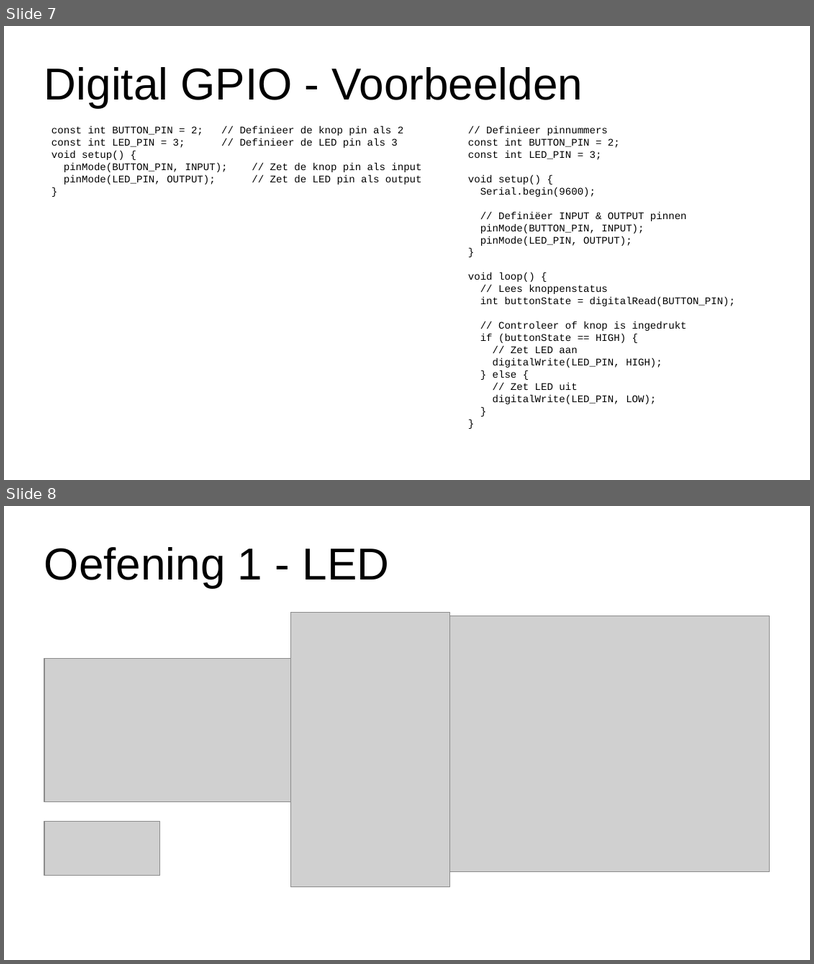
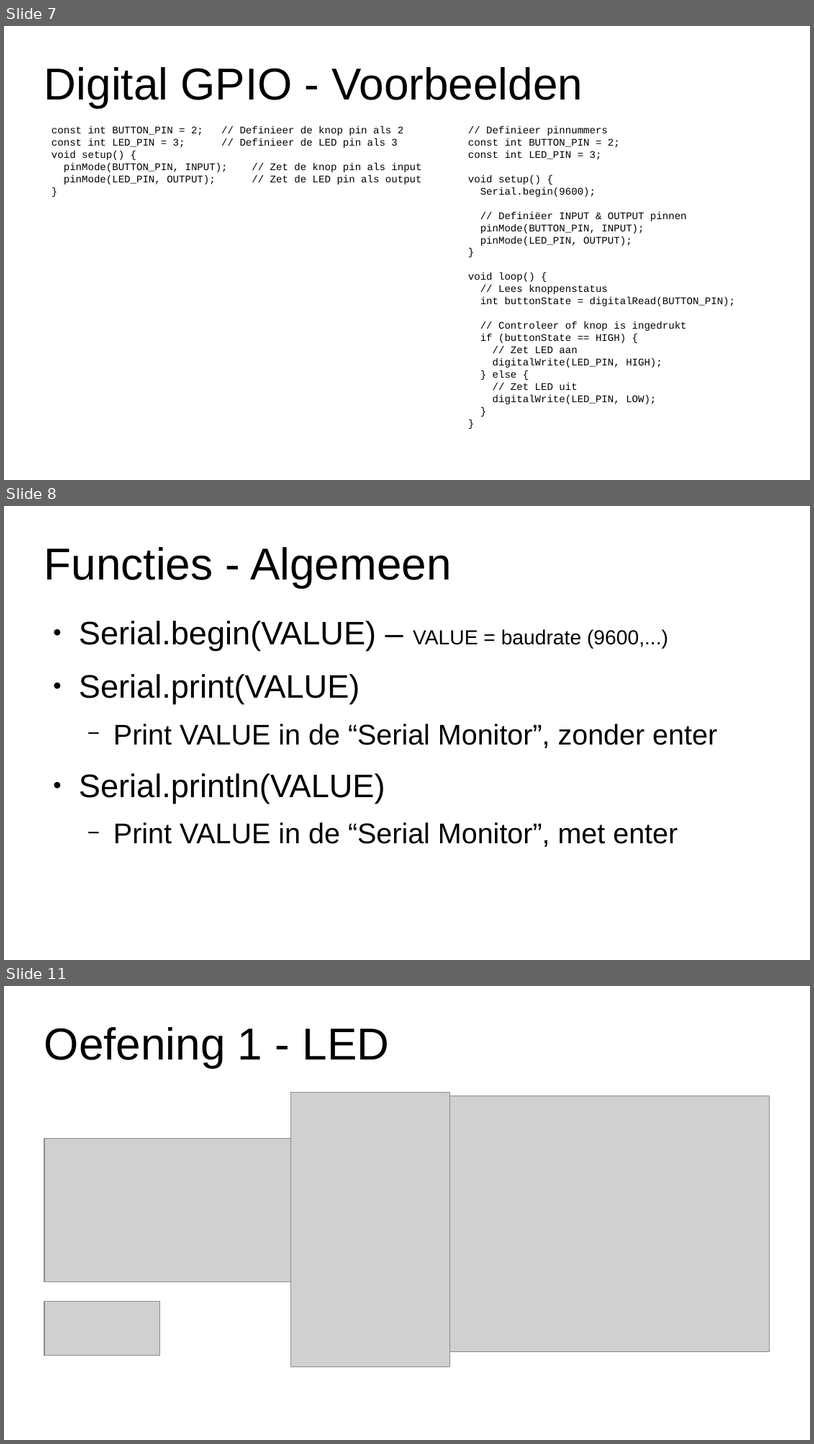
Before and after one commit to syandelbart/create-cave-arduino, a slide deck: resources/presentation.odp. Shown one above the other, each under a label of ours: slides 7 and 8 before the commit, slides 7, 8 and 11 after it; the slides between them are not shown. The pictures are 814x964 and 814x1444 pixels, drawn with LibreOffice and Linux fonts; fonts in the diff are those of the drawing; grey boxes stand for pictures. Boxes give left, top, right and bottom in pixels: in the first picture for what was removed or moved away, otherwise in the second. Text is boxed around its words. In the diff, an @@ line names an element or a change of style, - is before the commit and + after.

```diff
--- a/resources/presentation.odp
+++ b/resources/presentation.odp
@@ slide 8 added at (4, 506, 810, 960), background #FFFFFF @@
@@ title added at (44, 547, 451, 587), 44 pt, text #000000 @@
+Functies - Algemeen
@@ text added at (79, 620, 718, 847), 28 pt, text #000000 @@
+● Serial.begin(VALUE) – VALUE = baudrate (9600,...)
+● Serial.print(VALUE)
+  − Print VALUE in de “Serial Monitor”, zonder enter
+● Serial.println(VALUE)
+  − Print VALUE in de “Serial Monitor”, met enter
@@ what was slide 8 is now slide 11 @@
```
Also in this commit, not shown: 1 slide changed, 2 other slides added.
